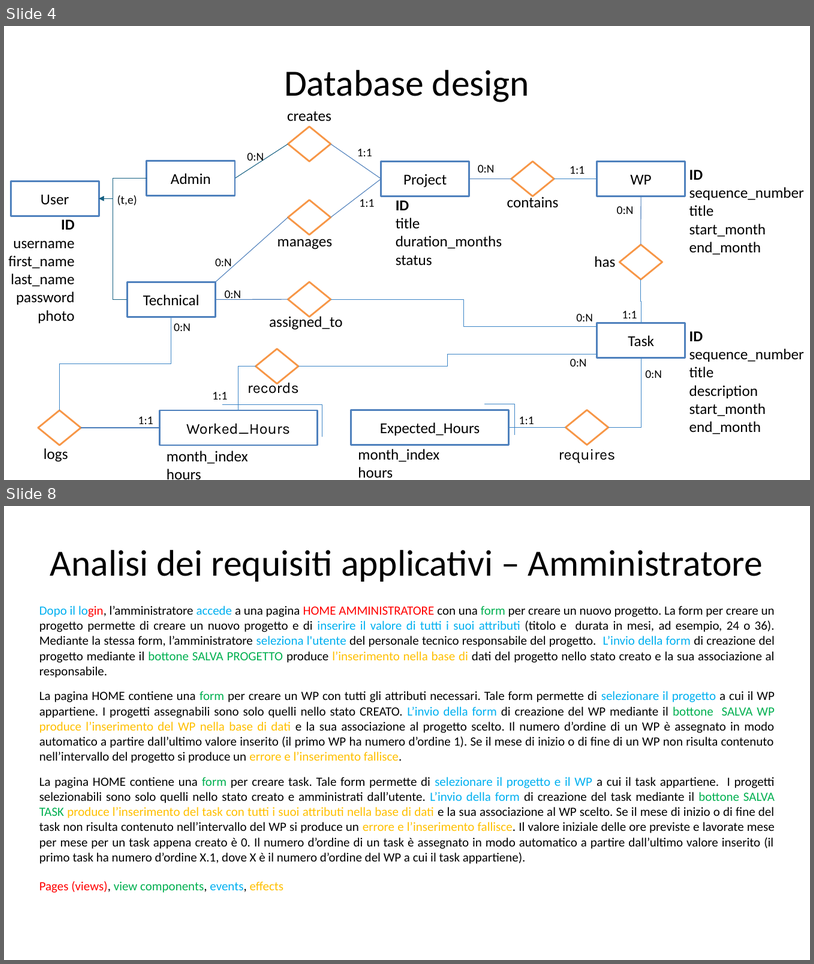
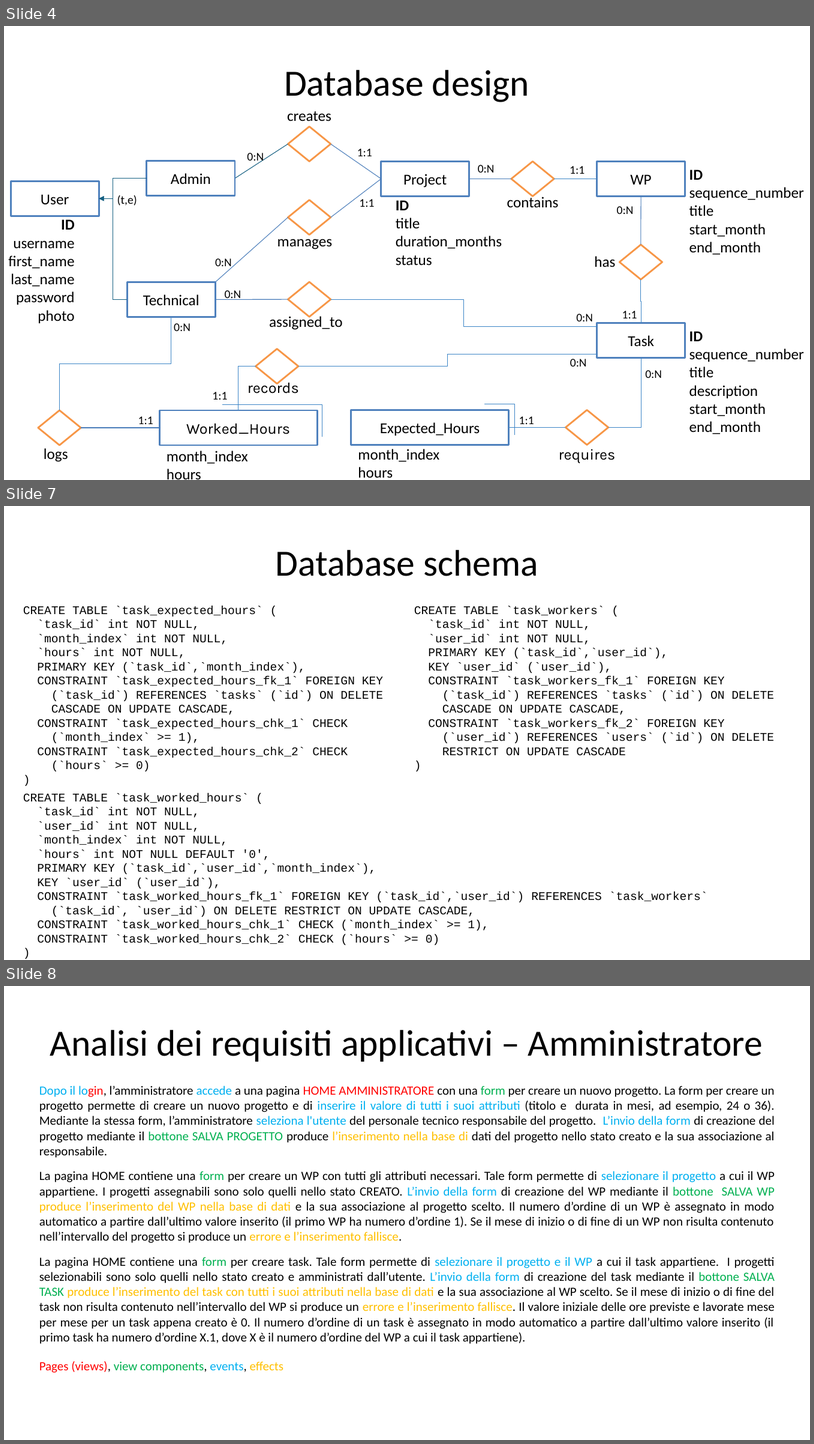
Before and after one commit to gilbertobrambilla/tiw-2026-html, a slide deck: docs/TIW_documentazione.pptx. Shown one above the other, each under a label of ours: slides 4 and 8 before the commit, slides 4, 7 and 8 after it; the slides between them are not shown. The pictures are 814x964 and 814x1444 pixels, drawn with LibreOffice and Linux fonts; fonts in the diff are those of the drawing. Boxes give left, top, right and bottom in pixels: in the first picture for what was removed or moved away, otherwise in the second. Text is boxed around its words. In the diff, an @@ line names an element or a change of style, - is before the commit and + after.

```diff
--- a/docs/TIW_documentazione.pptx
+++ b/docs/TIW_documentazione.pptx
@@ slide 7 added at (4, 506, 810, 960), background #FFFFFF @@
@@ text added at (275, 550, 539, 576), 44 pt, text #000000 @@
+Database schema
@@ text added at (23, 606, 383, 771), 14 pt, text #000000 @@
+CREATE TABLE `task_expected_hours` (
+`task_id` int NOT NULL,
+`month_index` int NOT NULL,
+`hours` int NOT NULL,
+PRIMARY KEY (`task_id`,`month_index`),
+CONSTRAINT `task_expected_hours_fk_1` FOREIGN KEY
+(`task_id`) REFERENCES `tasks` (`id`) ON DELETE
+CASCADE ON UPDATE CASCADE,
+CONSTRAINT `task_expected_hours_chk_1` CHECK
+(`month_index` >= 1),
+CONSTRAINT `task_expected_hours_chk_2` CHECK
+(`hours` >= 0)
+)
@@ text added at (414, 606, 774, 756), 14 pt, text #000000 @@
+CREATE TABLE `task_workers` (
+`task_id` int NOT NULL,
+`user_id` int NOT NULL,
+PRIMARY KEY (`task_id`,`user_id`),
+KEY `user_id` (`user_id`),
+CONSTRAINT `task_workers_fk_1` FOREIGN KEY
+(`task_id`) REFERENCES `tasks` (`id`) ON DELETE
+CASCADE ON UPDATE CASCADE,
+CONSTRAINT `task_workers_fk_2` FOREIGN KEY
+(`user_id`) REFERENCES `users` (`id`) ON DELETE
+RESTRICT ON UPDATE CASCADE
+)
@@ text added at (23, 793, 708, 945), 14 pt, text #000000 @@
+CREATE TABLE `task_worked_hours` (
+`task_id` int NOT NULL,
+`user_id` int NOT NULL,
+`month_index` int NOT NULL,
+`hours` int NOT NULL DEFAULT '0',
+PRIMARY KEY (`task_id`,`user_id`,`month_index`),
+KEY `user_id` (`user_id`),
+CONSTRAINT `task_worked_hours_fk_1` FOREIGN KEY (`task_id`,`user_id`) REFERENCES `task_workers`
+(`task_id`, `user_id`) ON DELETE RESTRICT ON UPDATE CASCADE,
+CONSTRAINT `task_worked_hours_chk_1` CHECK (`month_index` >= 1),
+CONSTRAINT `task_worked_hours_chk_2` CHECK (`hours` >= 0)
+)
```
Also in this commit, not shown: 5 slides changed, 8 other slides added, 3 slides removed.
